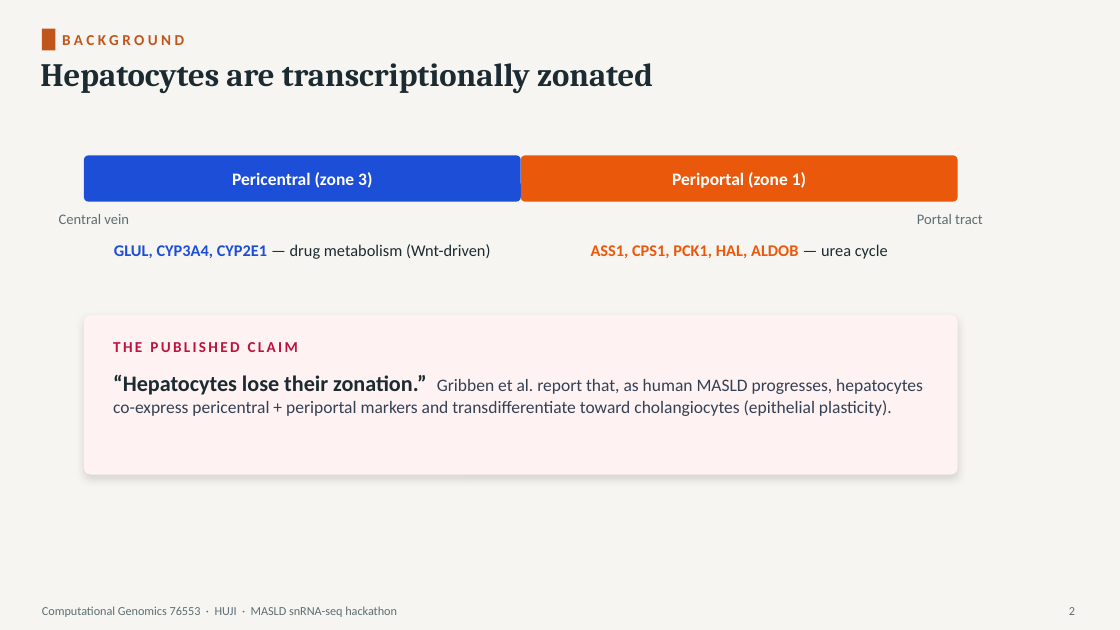
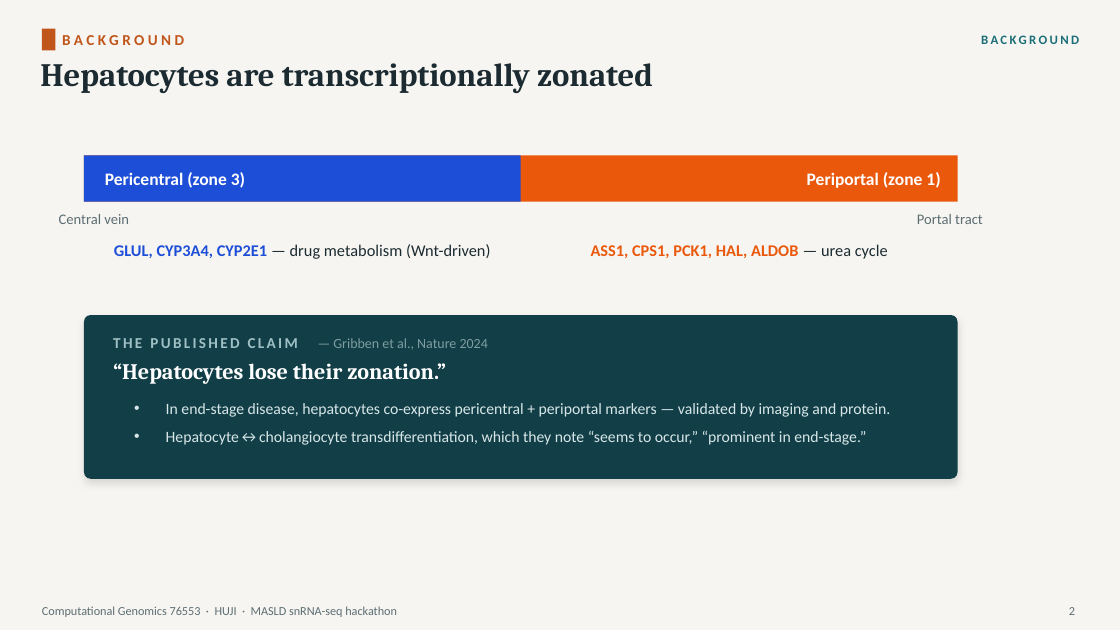
Before and after one commit to roeetekoah/liver-zonation, a slide deck: slide 2 of presentation/MASLD_zonation.pptx. Drawn at 1120x630 pixels with LibreOffice and Linux fonts; fonts in the diff are those of the drawing. Boxes give left, top, right and bottom in pixels: in the first picture for what was removed or moved away, otherwise in the second. Text is boxed around its words. In the diff, an @@ line names an element or a change of style, - is before the commit and + after.

```diff
--- a/presentation/MASLD_zonation.pptx
+++ b/presentation/MASLD_zonation.pptx
@@ text added at <box>981,35,1079,44</box>, 11 pt, text #1B6E78, bold @@
+BACKGROUND
@@ rectangle at <box>84,155,521,202</box>: rounded rectangle to rectangle @@
@@ rectangle added at <box>84,155,958,202</box>, fill #EA580C @@
@@ text "Pericentral (zone 3)": place and size @@
-text "Pericentral (zone 3)" at <box>232,172,372,188</box>
+text "Pericentral (zone 3)" at <box>105,172,245,188</box>
@@ text "Pericentral (zone 3)" at <box>105,172,245,188</box>: alignment centre to left @@
@@ rounded rectangle removed at <box>521,155,958,202</box> @@
@@ text "Periportal (zone 1)": place and size @@
-text "Periportal (zone 1)" at <box>672,172,806,188</box>
+text "Periportal (zone 1)" at <box>807,172,940,188</box>
@@ text "Periportal (zone 1)" at <box>807,172,940,188</box>: alignment centre to right @@
@@ rounded rectangle: place and size @@
-rounded rectangle at <box>84,315,958,475</box>
+rounded rectangle at <box>84,315,958,479</box>
@@ rounded rectangle at <box>84,315,958,479</box>: fill #FEF2F2 to #123F47; proportions changed @@
@@ text at <box>113,338,488,349</box>: text changed; size 13 to 12 pt; text colour #BE123C to #7E9DA0; bold off @@
-THE PUBLISHED CLAIM
+THE PUBLISHED CLAIM — Gribben et al., Nature 2024
@@ text added at <box>113,363,446,384</box>, 19 pt, text #FFFFFF, bold @@
+“Hepatocytes lose their zonation.”
@@ text at <box>166,403,890,445</box>: text changed; size 15 to 13.5 pt; text colour #334155 to #D7E6E8 @@
-“Hepatocytes lose their zonation.” Gribben et al. report that, as human MASLD progresses, hepatocytes co-express pericentral + periportal markers and transdifferentiate toward cholangiocytes (epithelial plasticity).
+• In end-stage disease, hepatocytes co-express pericentral + periportal markers — validated by imaging and protein.
+• Hepatocyte↔cholangiocyte transdifferentiation, which they note “seems to occur,” “prominent in end-stage.”
```
Also in this commit, not shown: 17 other slides changed, 6 slides added, 4 slides removed, 21 other files.
